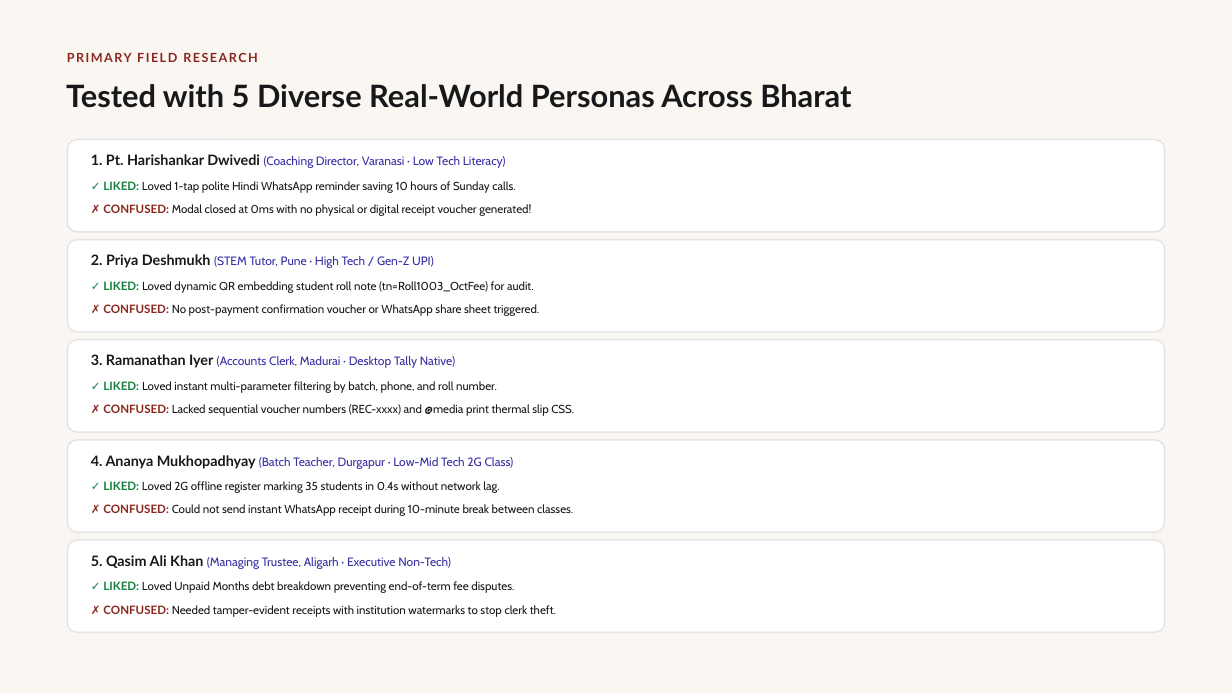
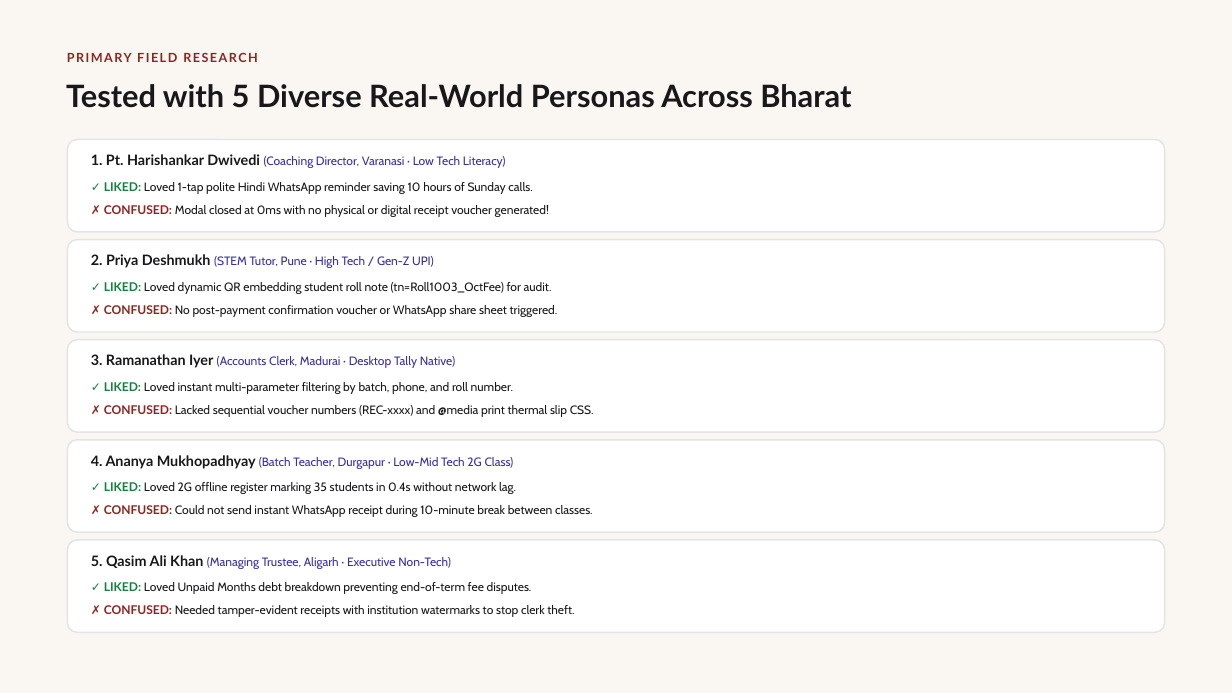
Before and after one commit to W4rrioz/Fee-reminder, a slide deck: slide 4 of EduManage_Bharat_Master_Deck.pptx. Drawn at 1232x693 pixels with LibreOffice and Linux fonts; fonts in the diff are those of the drawing. Boxes give left, top, right and bottom in pixels: in the first picture for what was removed or moved away, otherwise in the second. Text is boxed around its words. In the diff, an @@ line names an element or a change of style, - is before the commit and + after.

```diff
--- a/EduManage_Bharat_Master_Deck.pptx
+++ b/EduManage_Bharat_Master_Deck.pptx
@@ size 9 to 9.4 pt in 10 elements at (104,482,516,494), (104,382,513,394), (104,182,532,194), (104,582,532,594), (104,505,593,517), (104,282,552,294), (104,205,549,217), (104,605,574,617), (104,305,558,317), (104,405,594,417) @@
```
Also in this commit, not shown: 1 slide added, 4 other files.
